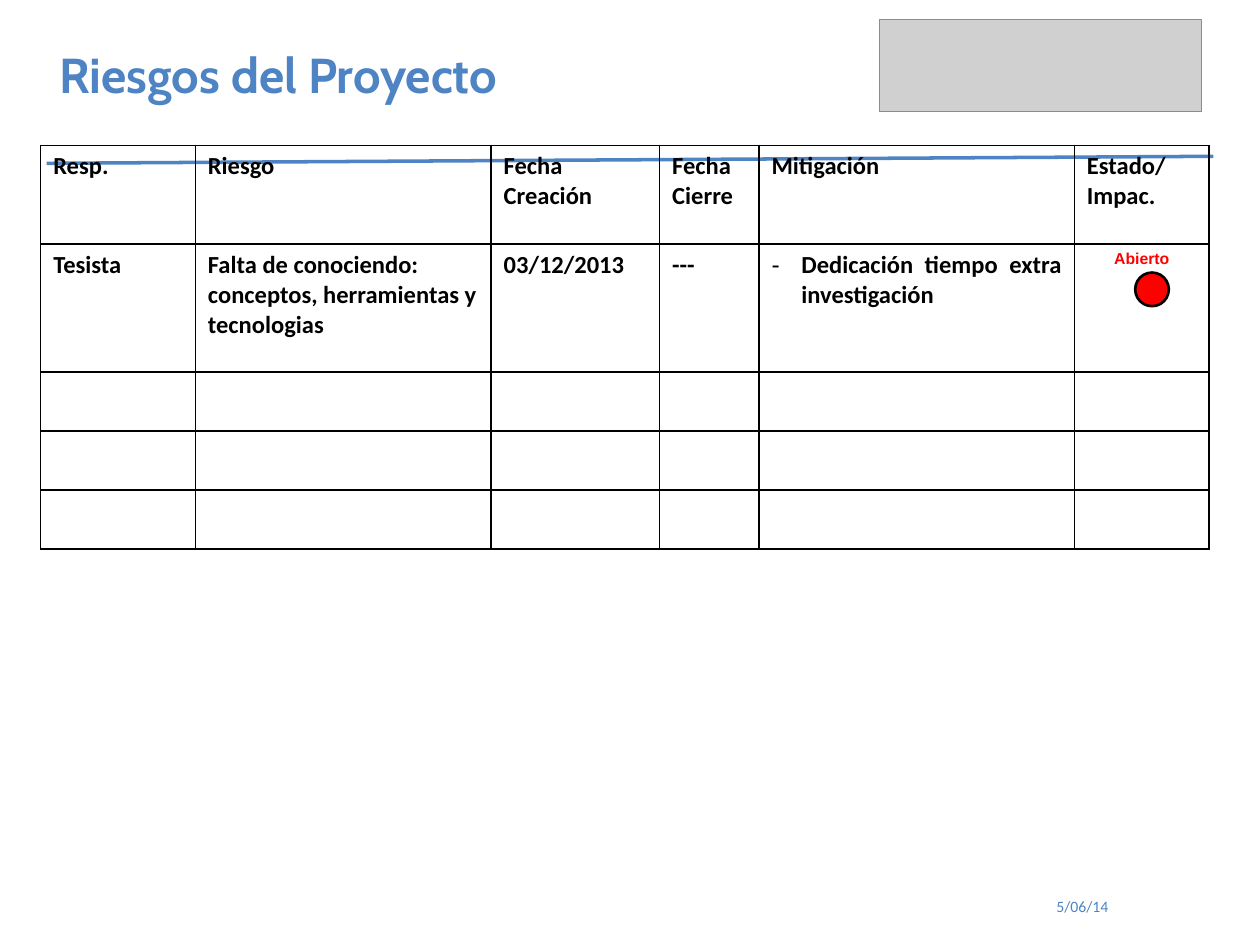
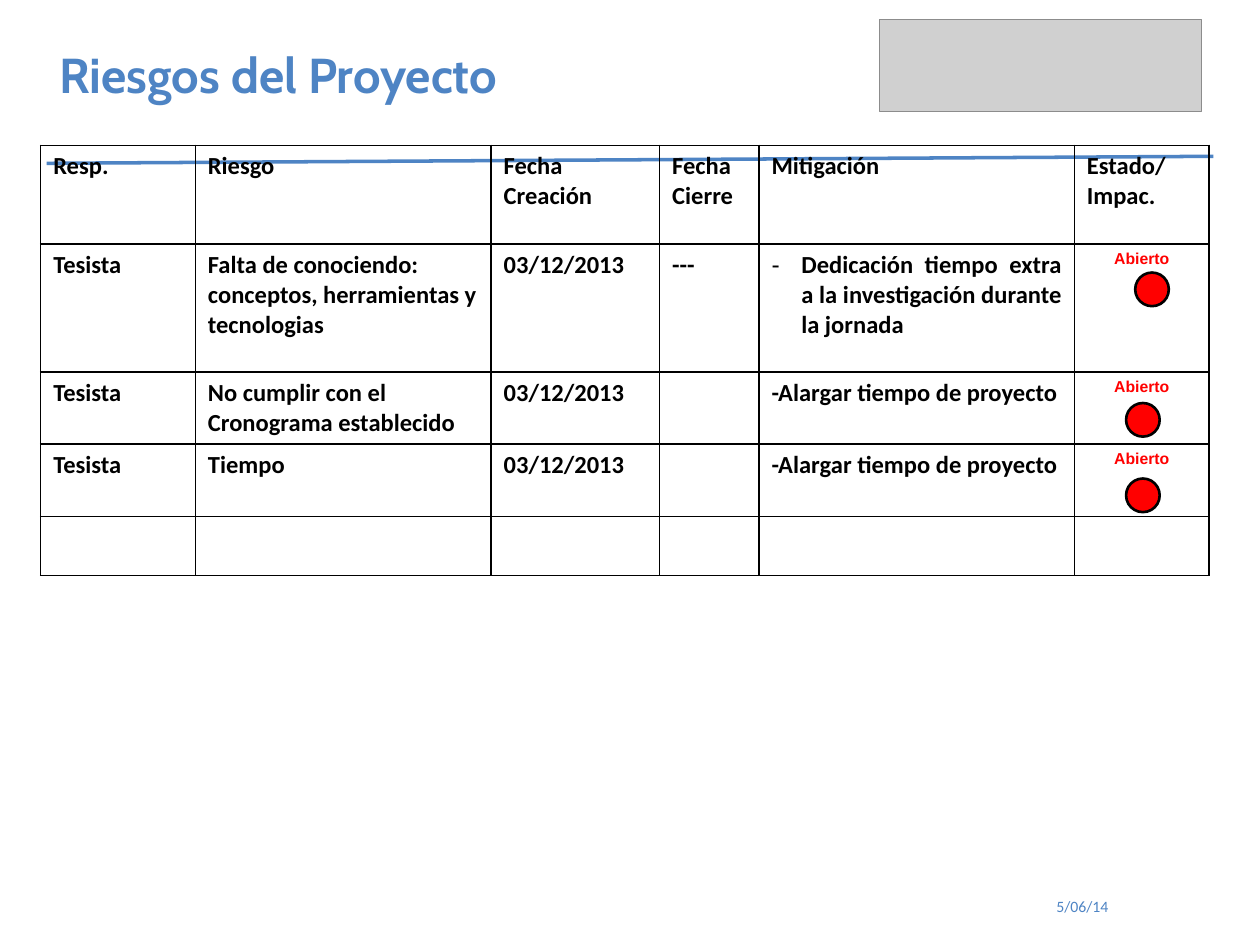
Before and after one commit to wfabricms/tesisDocument, a slide deck: slide 10 of presentacion/Presentacion Tesis 2014 - II.pptx. Drawn at 1260x945 pixels with LibreOffice and Linux fonts; fonts in the diff are those of the drawing; grey boxes stand for pictures. Boxes give left, top, right and bottom in pixels: in the first picture for what was removed or moved away, otherwise in the second. Text is boxed around its words. In the diff, an @@ line names an element or a change of style, - is before the commit and + after.

```diff
--- a/presentacion/Presentacion Tesis 2014 - II.pptx
+++ b/presentacion/Presentacion Tesis 2014 - II.pptx
@@ table at [40, 145, 1210, 605] @@
-row 2: Tesista | Falta de conociendo: conceptos, herramientas y tecnologias | 03/12/2013 | --- | Dedicación tiempo extra investigación | Abierto
+row 2: Tesista | Falta de conociendo: conceptos, herramientas y tecnologias | 03/12/2013 | --- | Dedicación tiempo extra a la investigación durante la jornada | Abierto
+row 3: Tesista | No cumplir con el Cronograma establecido | 03/12/2013 |  | -Alargar tiempo de proyecto | Abierto
+row 4: Tesista | Tiempo | 03/12/2013 |  | -Alargar tiempo de proyecto | Abierto
-row 4:  |  |  |  |  | 
-row 5:  |  |  |  |  | 
@@ ellipse added at [1126, 403, 1160, 437], fill #FF0000, outline #000000 1.5 pt @@
@@ ellipse added at [1126, 479, 1160, 513], fill #FF0000, outline #000000 1.5 pt @@
```
Also in this commit, not shown: 11 other slides changed, 2 slides added, 22 other files.
